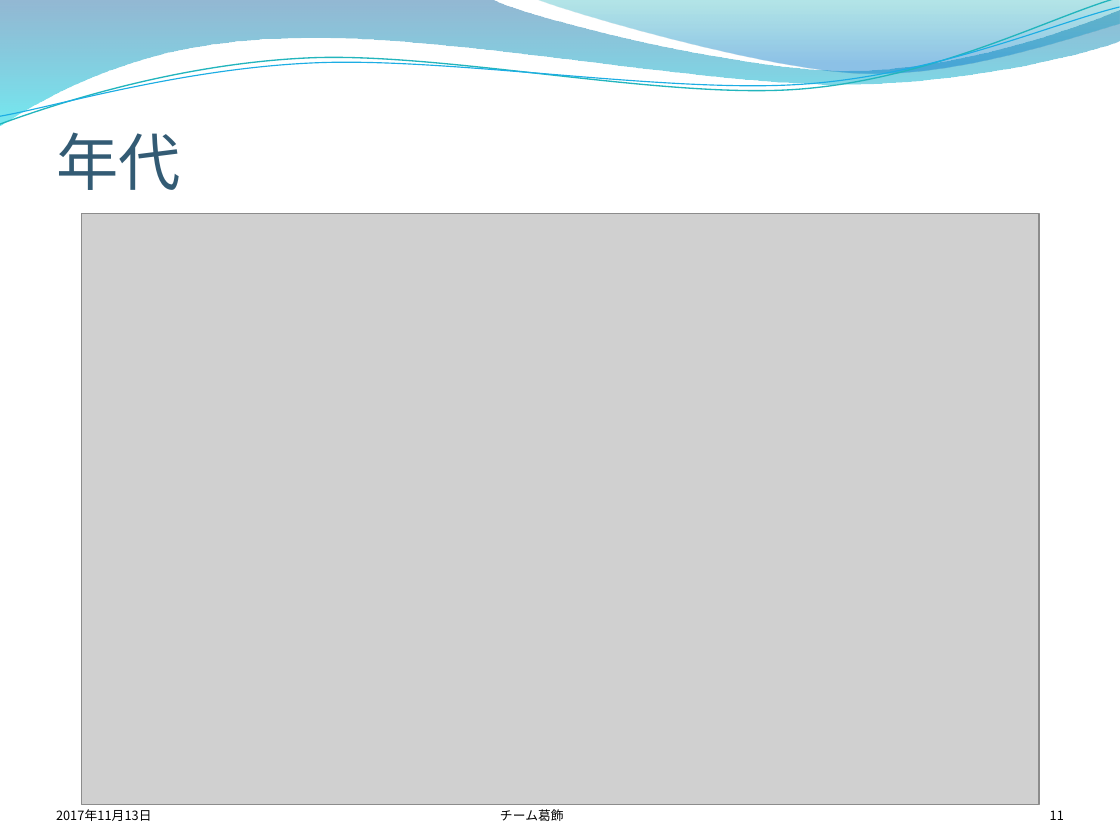
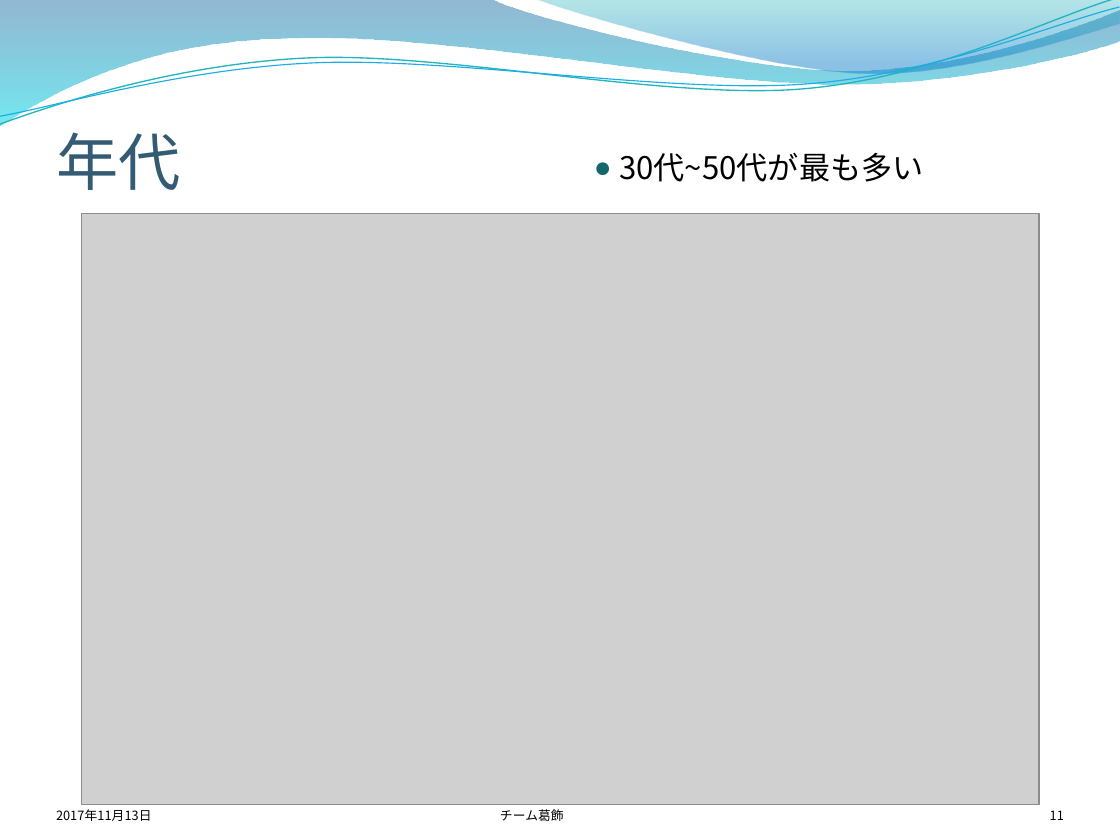
Before and after one commit to takuto0831/DataComp2017, a slide deck: slide 11 of report/中間報告改2.pptx. Drawn at 1120x840 pixels with LibreOffice and Linux fonts; fonts in the diff are those of the drawing; grey boxes stand for pictures; background and template pictures are left out. Boxes give left, top, right and bottom in pixels: in the first picture for what was removed or moved away, otherwise in the second. Text is boxed around its words. In the diff, an @@ line names an element or a change of style, - is before the commit and + after.

```diff
--- a/report/中間報告改2.pptx
+++ b/report/中間報告改2.pptx
@@ text added at bbox=[619, 152, 924, 182], 20 pt, text #000000 @@
+● 30代~50代が最も多い
```
Also in this commit, not shown: 8 other slides changed, 2 other files.
